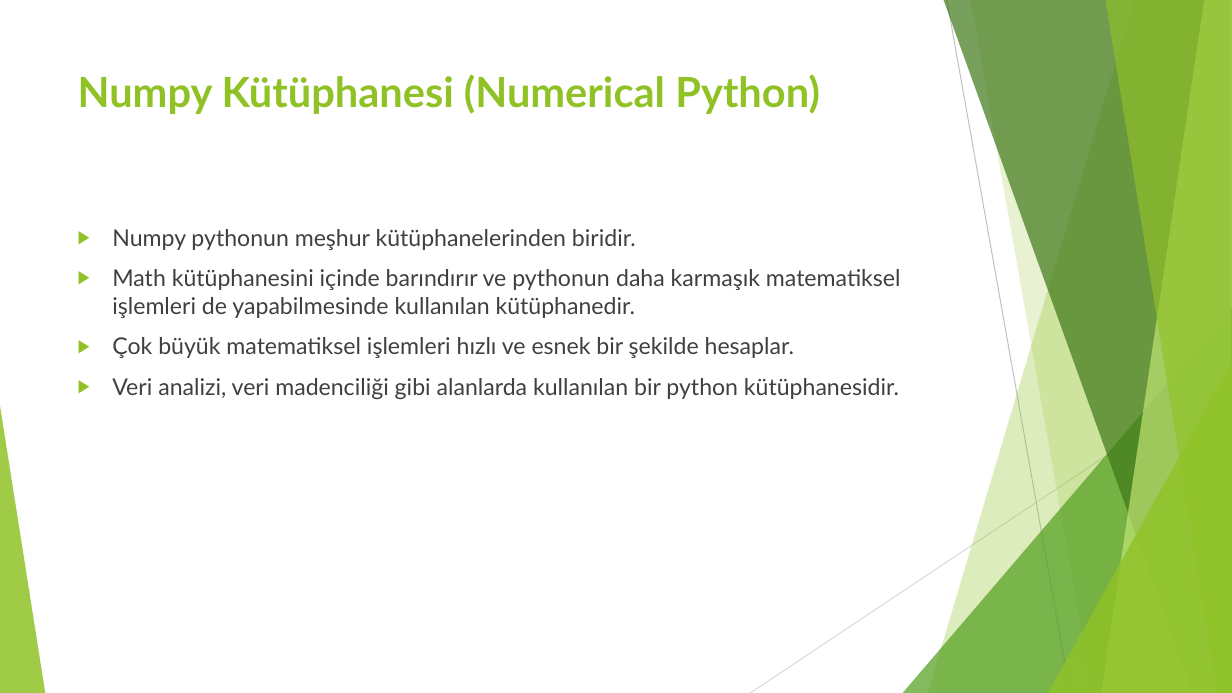
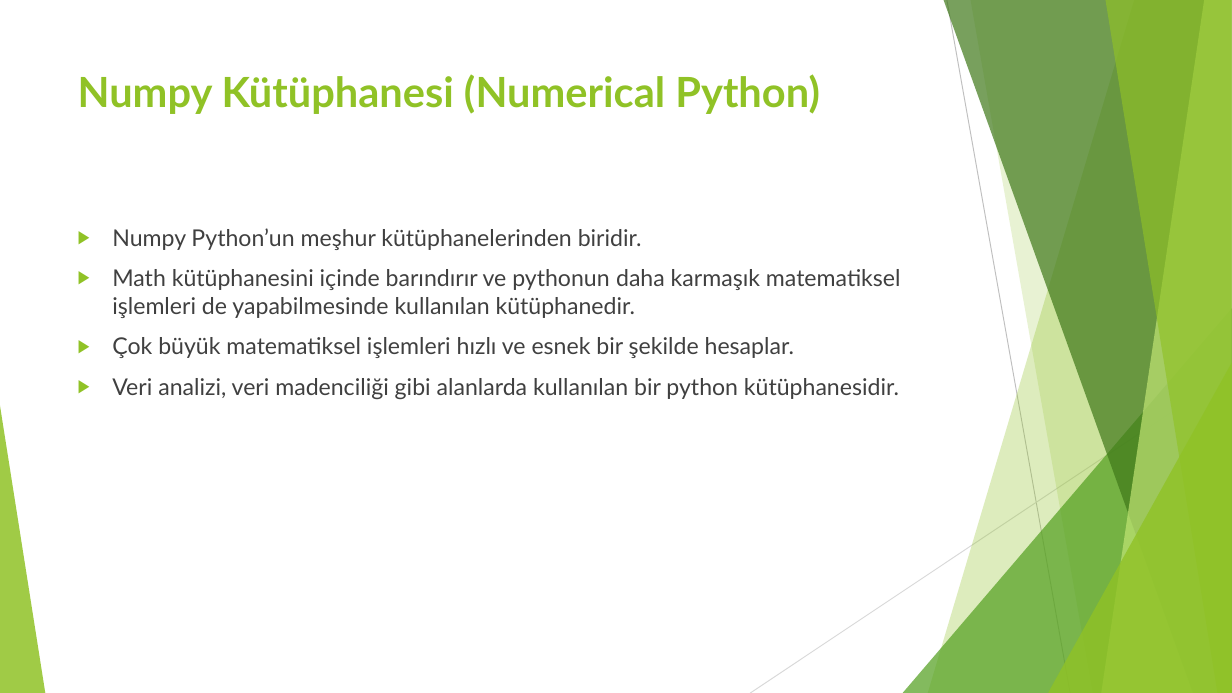
Before and after one commit to SIYAKS-ARES/ileri-programlama-teknikleri, a slide deck: slide 11 of cem-hoca/Slayt/1. Hafta - Giriş Kütüphaneler.pptx. Drawn at 1232x693 pixels with LibreOffice and Linux fonts; fonts in the diff are those of the drawing. Boxes give left, top, right and bottom in pixels: in the first picture for what was removed or moved away, otherwise in the second. Text is boxed around its words. In the diff, an @@ line names an element or a change of style, - is before the commit and + after.

```diff
--- a/cem-hoca/Slayt/1. Hafta - Giriş Kütüphaneler.pptx
+++ b/cem-hoca/Slayt/1. Hafta - Giriş Kütüphaneler.pptx
@@ text at [112,228,642,250]: text changed @@
-▶ Numpy pythonun meşhur kütüphanelerinden biridir.
+▶ Numpy Python’un meşhur kütüphanelerinden biridir.
```
Also in this commit, not shown: 3 other slides changed, 21 other files.
